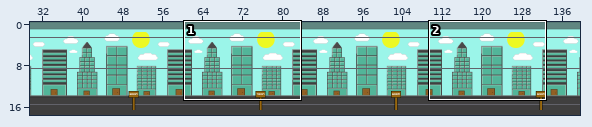
Tiled map (JSON) -- public/tilemaps/Nivel1.json. Above: a wide view before the commit, with the close-up outlined.
Close-up. The starting point:
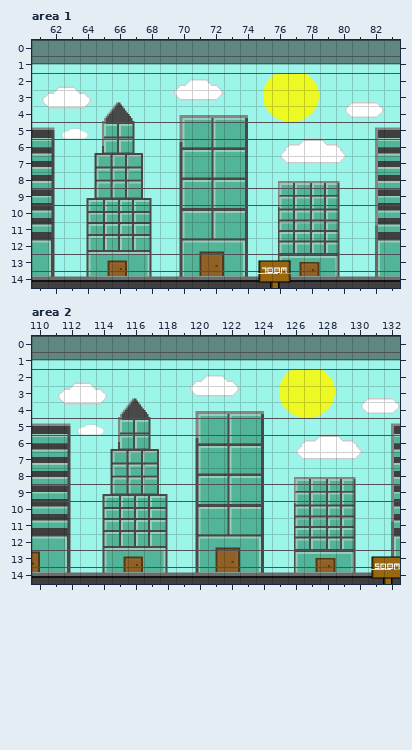
Cells are 32x33 px. Shown: area 1 x 61..83, y 0..14; area 2 x 110..132, y 0..14. The commit also changed other parts of the map, which this record leaves out. Tiles whose own drawing changed are shown in their newer look in all pictures.
New version:
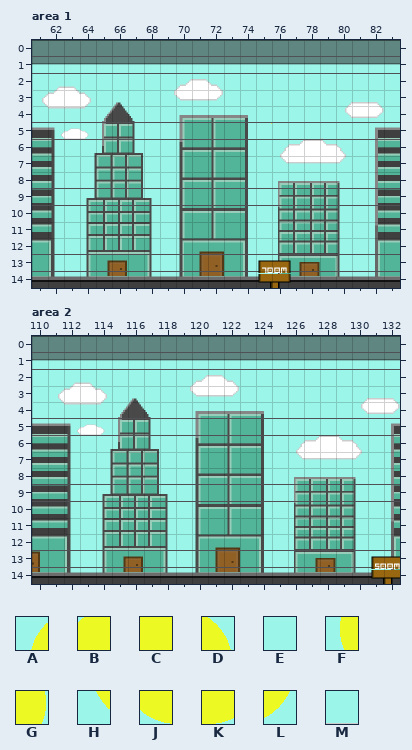
Key: from "fondo": A 50, B 51, C 52, D 53, E 54, F 75, G 78, H 100, J 101, K 102, L 103, M 128.
_ is an empty cell, . an unchanged one.
Change:
--- layer "fondo", area 1
@@ x 75..78 @@
- 2 ABCD
- 3 FCCG
- 4 HJKL
- 5 ...M
+ 2 EEEE
+ 3 EEEE
+ 4 EEEE
+ 5 ...E
--- layer "fondo", area 2
@@ x 125..128 @@
- 2 ABCD
- 3 FCCG
- 4 HJKL
- 5 ...M
+ 2 EEEE
+ 3 EEEE
+ 4 EEEE
+ 5 ...E
Pixel boxes of the changes (left, top, right, bottom) in both close-ups:
changed: (263, 74, 320, 139)
changed: (279, 370, 336, 435)
